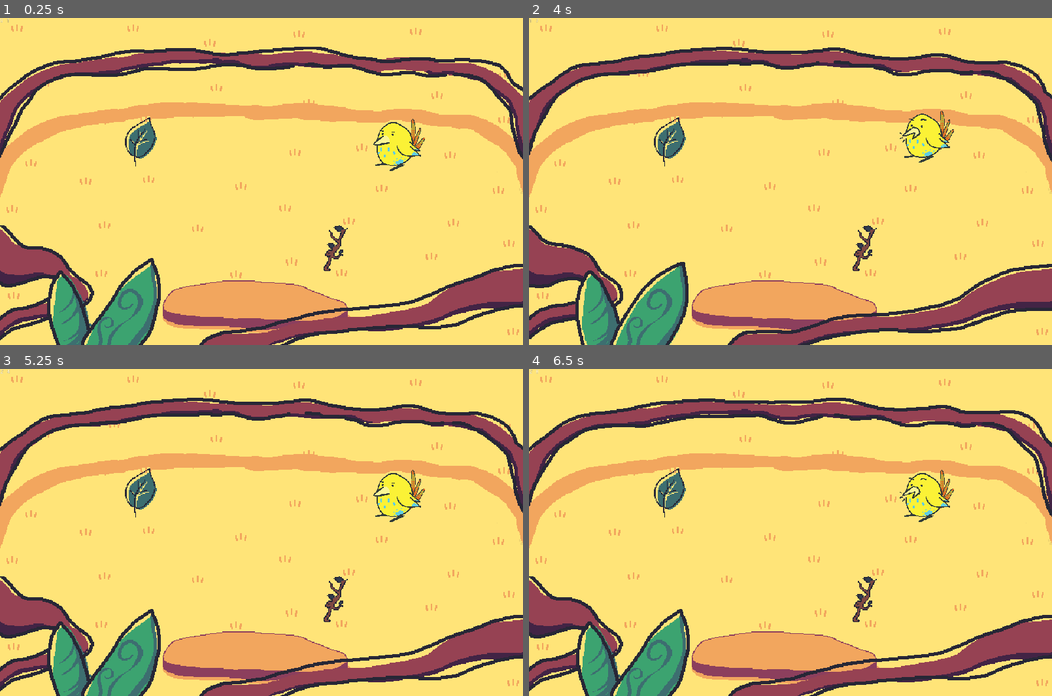
Above: before the commit, frames 1-4 (two rows, left to right).
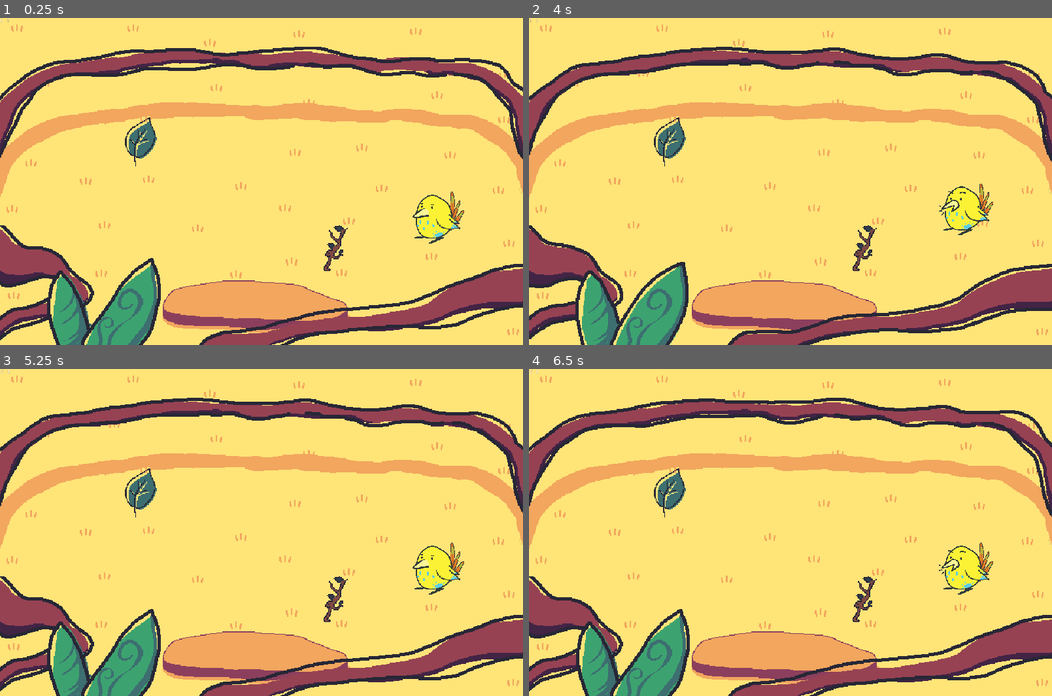
Above: after the commit, the same moments.

Repository: mapedorr/CapstoneGame
Game: Godot game, scene res://Limpiar/CleaningGame.tscn
The game is run twice, just before and just after one commit, with the same random seed, the same clock (stepped at 60 frames per second) and the same inputs. Sound files missing from this copy of the repository are replaced by a short silence.
Inputs (mouse positions are in pixels of both pictures, inside the frame that each line leads up to):
- Up to frame 1 (0.25 s): no input
- Up to frame 2 (4 s): tap Enter at 0.5, 2 s; drag from (670, 142) to (863, 250) at 0.52 s; tap Space at 1.25 s; drag from (863, 250) to (670, 142) at 1.27 s; move the mouse to (842, 109) at 2.02 s; click (842, 109) at 2.17 s; drag from (764, 246) to (633, 132) at 2.77 s; move the mouse to (947, 230) at 3.52 s; click (947, 230) at 3.67 s
- Up to frame 3 (5.25 s): drag from (104, 483) to (334, 601) at 4.27 s; move the mouse to (287, 532) at 5.02 s; click (287, 532) at 5.17 s
- Up to frame 4 (6.5 s): drag from (712, 450) to (685, 548) at 5.77 s

The runs differ from the first frame. In frame 1, 1.9% of the frame differs, in the area x 71-89%, y 30-69%; in frame 2, 1.9%, in the area x 70-89%, y 28-67%; in frame 3, 1.9%; in frame 4, 1.9%.

Commit message:
Updated win game message.
Bird placed in other place and moved up in the rendering order.
Updated the font colors and type of the win message.

Diff:
--- a/Limpiar/CleaningGame.tscn
+++ b/Limpiar/CleaningGame.tscn
@@ -18,15 +18,15 @@
 [ext_resource path="res://Audio/MX/MX_Cleaning_Bird3.ogg" type="AudioStream" id=16]
 [ext_resource path="res://Audio/MX/MX_Cleaning_Bird4.ogg" type="AudioStream" id=17]
 [ext_resource path="res://ui/UI.tscn" type="PackedScene" id=18]
-[ext_resource path="res://Assets/Sprites/bird_1-idle.png" type="Texture" id=19]
-[ext_resource path="res://Assets/Sprites/bird_1-sing.png" type="Texture" id=20]
-[ext_resource path="res://Assets/Scripts/DancingBird.gd" type="Script" id=21]
-[ext_resource path="res://Audio/achli2.ogg" type="AudioStream" id=22]
-[ext_resource path="res://Limpiar/Sprites/clean-fg.png" type="Texture" id=23]
-[ext_resource path="res://Audio/SFX/SFX_Whoosh.ogg" type="AudioStream" id=24]
-[ext_resource path="res://Assets/Sprites/Bird_Female.png" type="Texture" id=25]
-[ext_resource path="res://Assets/Sprites/speech_balloon.png" type="Texture" id=26]
-[ext_resource path="res://CustomResources/DynamicFonts/sniglet.tres" type="DynamicFont" id=27]
+[ext_resource path="res://Audio/SFX/SFX_Whoosh.ogg" type="AudioStream" id=19]
+[ext_resource path="res://Assets/Sprites/Bird_Female.png" type="Texture" id=20]
+[ext_resource path="res://Assets/Sprites/bird_1-idle.png" type="Texture" id=21]
+[ext_resource path="res://Assets/Sprites/bird_1-sing.png" type="Texture" id=22]
+[ext_resource path="res://Assets/Scripts/DancingBird.gd" type="Script" id=23]
+[ext_resource path="res://Audio/achli2.ogg" type="AudioStream" id=24]
+[ext_resource path="res://Assets/Sprites/speech_balloon.png" type="Texture" id=25]
+[ext_resource path="res://CustomResources/DynamicFonts/sniglet.tres" type="DynamicFont" id=26]
+[ext_resource path="res://Limpiar/Sprites/clean-fg.png" type="Texture" id=27]
 
 [sub_resource type="Animation" id=1]
 resource_name = "Idle"
@@ -123,8 +123,7 @@
 "values": [ Color( 1, 1, 1, 0 ), Color( 1, 1, 1, 0 ), Color( 1, 1, 1, 1 ) ]
 }
 
-[sub_resource type="Animation" id=6]
-resource_name = "Idle"
+[sub_resource type="Animation" id=8]
 length = 1.6
 loop = true
 tracks/0/type = "value"
@@ -181,6 +180,7 @@
 valign = 1
 
 [node name="MusicManager" type="Node" parent="."]
+editor/display_folded = true
 script = ExtResource( 9 )
 
 [node name="Fade" type="Tween" parent="MusicManager"]
@@ -258,34 +258,66 @@
 shape = SubResource( 3 )
 disabled = true
 
+[node name="SFX_Whoosh" type="AudioStreamPlayer2D" parent="."]
+stream = ExtResource( 19 )
+volume_db = 6.0
+
+[node name="Females" type="Node2D" parent="."]
+editor/display_folded = true
+
+[node name="Birdy1" type="Sprite" parent="Females"]
+visible = false
+position = Vector2( 1214.65, 163.511 )
+scale = Vector2( 2, 2 )
+texture = ExtResource( 20 )
+
+[node name="Birdy2" type="Sprite" parent="Females"]
+visible = false
+position = Vector2( 988.073, 114.458 )
+scale = Vector2( 2, 2 )
+texture = ExtResource( 20 )
+
+[node name="Birdy3" type="Sprite" parent="Females"]
+visible = false
+position = Vector2( 287.312, 112.122 )
+scale = Vector2( -2, 2 )
+texture = ExtResource( 20 )
+
+[node name="Birdy4" type="Sprite" parent="Females"]
+visible = false
+position = Vector2( 74.7477, 137.816 )
+scale = Vector2( -2, 2 )
+texture = ExtResource( 20 )
+
 [node name="Bird4" type="Sprite" parent="."]
-position = Vector2( 907.437, 246.707 )
+editor/display_folded = true
+position = Vector2( 1003.44, 424.708 )
 
 [node name="DancingBird" type="TouchScreenButton" parent="Bird4"]
 scale = Vector2( 0.3, 0.3 )
-normal = ExtResource( 19 )
-pressed = ExtResource( 20 )
+normal = ExtResource( 21 )
+pressed = ExtResource( 22 )
 shape = SubResource( 4 )
 passby_press = true
-script = ExtResource( 21 )
+script = ExtResource( 23 )
 cuando = 4
 
 [node name="Dance" type="AnimationPlayer" parent="Bird4/DancingBird"]
 anims/Dance = SubResource( 5 )
 
 [node name="Chirp" type="AudioStreamPlayer2D" parent="Bird4/DancingBird"]
-stream = ExtResource( 22 )
+stream = ExtResource( 24 )
 
 [node name="SpeechBalloon" type="Sprite" parent="Bird4/DancingBird"]
 position = Vector2( 95.2009, -333.203 )
 scale = Vector2( 6.66667, 6.66667 )
-texture = ExtResource( 26 )
+texture = ExtResource( 25 )
 hframes = 9
 frame = 8
 
 [node name="Animations" type="AnimationPlayer" parent="Bird4/DancingBird/SpeechBalloon"]
-anims/Idle = SubResource( 7 )
-anims/Show = SubResource( 8 )
+anims/Idle = SubResource( 6 )
+anims/Show = SubResource( 7 )
 
 [node name="Text" type="Label" parent="Bird4/DancingBird/SpeechBalloon"]
 self_modulate = Color( 1, 1, 1, 0 )
@@ -305,43 +337,12 @@
 [node name="PrimerPlano" type="Sprite" parent="."]
 editor/display_folded = true
 position = Vector2( 0, 507.051 )
-texture = ExtResource( 23 )
+texture = ExtResource( 27 )
 centered = false
 hframes = 3
 frame = 2
 
 [node name="AnimationPlayer" type="AnimationPlayer" parent="PrimerPlano"]
-anims/Idle = SubResource( 6 )
-
-[node name="SFX_Whoosh" type="AudioStreamPlayer2D" parent="."]
-stream = ExtResource( 24 )
-volume_db = 6.0
-
-[node name="Females" type="Node2D" parent="."]
-editor/display_folded = true
-
-[node name="Birdy1" type="Sprite" parent="Females"]
-visible = false
-position = Vector2( 1214.65, 163.511 )
-scale = Vector2( 2, 2 )
-texture = ExtResource( 25 )
-
-[node name="Birdy2" type="Sprite" parent="Females"]
-visible = false
-position = Vector2( 988.073, 114.458 )
-scale = Vector2( 2, 2 )
-texture = ExtResource( 25 )
-
-[node name="Birdy3" type="Sprite" parent="Females"]
-visible = false
-position = Vector2( 287.312, 112.122 )
-scale = Vector2( -2, 2 )
-texture = ExtResource( 25 )
-
-[node name="Birdy4" type="Sprite" parent="Females"]
-visible = false
-position = Vector2( 74.7477, 137.816 )
-scale = Vector2( -2, 2 )
-texture = ExtResource( 25 )
+anims/Idle = SubResource( 8 )
 
 [connection signal="timeout" from="MusicManager/Metronome/Timer" to="MusicManager/Metronome" method="_on_Timer_timeout"]
--- a/Limpiar/Limpiar.gd
+++ b/Limpiar/Limpiar.gd
@@ -23,6 +23,7 @@
 var basic_mugre
 var breakable_mugre
 var females_on_trunk = 0
+var game_finished = false
 
 func _ready():
 	# Assign listeners
@@ -45,7 +46,7 @@
 
 		if secs == 10:
 			$MasterTimer.stop()
-			$UI/WinMessage.show()
+			game_finished = true
 			return
 
 		spawn_countdown -= 1
@@ -146,6 +147,9 @@
 		$Females.get_child(females_on_trunk).show()
 		females_on_trunk += 1
 
+		if game_finished:
+			$UI/WinMessage.show()
+
 
 func play_whoosh(obj_position):
 	$SFX_Whoosh.position = obj_position
--- a/default_bus_layout.tres
+++ b/default_bus_layout.tres
@@ -1,4 +1,3 @@
 [gd_resource type="AudioBusLayout" format=2]
 
 [resource]
-bus/0/mute = true
--- a/ui/UI.tscn
+++ b/ui/UI.tscn
@@ -1,7 +1,7 @@
-[gd_scene load_steps=20 format=2]
+[gd_scene load_steps=21 format=2]
 
 [ext_resource path="res://ui/UI.gd" type="Script" id=1]
-[ext_resource path="res://CustomResources/DynamicFonts/FiraCode-Medium-128.tres" type="DynamicFont" id=2]
+[ext_resource path="res://Assets/Fonts/Sniglet-Regular.ttf" type="DynamicFontData" id=2]
 [ext_resource path="res://ui/assets/bg.png" type="Texture" id=3]
 [ext_resource path="res://ui/AnimatedAtlas.gd" type="Script" id=4]
 [ext_resource path="res://ui/assets/heart_1.png" type="Texture" id=5]
@@ -9,8 +9,13 @@
 [ext_resource path="res://ui/assets/heart_3.png" type="Texture" id=7]
 [ext_resource path="res://ui/assets/bird.png" type="Texture" id=8]
 
-[sub_resource type="Animation" id=1]
-resource_name = "ShowCleanlinessCheck"
+[sub_resource type="DynamicFont" id=1]
+size = 72
+extra_spacing_top = -4
+extra_spacing_bottom = -4
+font_data = ExtResource( 2 )
+
+[sub_resource type="Animation" id=2]
 tracks/0/type = "value"
 tracks/0/path = NodePath("CleanlinessCheck/Background:rect_position")
 tracks/0/interp = 1
@@ -84,12 +89,11 @@
 "values": [ Color( 1, 1, 1, 0 ), Color( 1, 1, 1, 1 ) ]
 }
 
-[sub_resource type="AtlasTexture" id=2]
+[sub_resource type="AtlasTexture" id=3]
 atlas = ExtResource( 3 )
 region = Rect2( 0, 0, 300, 216 )
 
-[sub_resource type="Animation" id=3]
-resource_name = "Idle"
+[sub_resource type="Animation" id=4]
 length = 0.9
 loop = true
 tracks/0/type = "method"
@@ -113,12 +117,11 @@
 } ]
 }
 
-[sub_resource type="AtlasTexture" id=4]
+[sub_resource type="AtlasTexture" id=5]
 atlas = ExtResource( 5 )
 region = Rect2( 0, 0, 63, 62 )
 
-[sub_resource type="Animation" id=5]
-resource_name = "Break"
+[sub_resource type="Animation" id=6]
 length = 0.4
 tracks/0/type = "value"
 tracks/0/path = NodePath(".:self_modulate")
@@ -133,8 +136,7 @@
 "values": [ Color( 1, 1, 1, 1 ), Color( 1, 1, 1, 0 ) ]
 }
 
-[sub_resource type="Animation" id=6]
-resource_name = "Idle"
+[sub_resource type="Animation" id=7]
 length = 0.6
 loop = true
 tracks/0/type = "method"
@@ -158,12 +160,11 @@
 } ]
 }
 
-[sub_resource type="AtlasTexture" id=7]
+[sub_resource type="AtlasTexture" id=8]
 atlas = ExtResource( 6 )
 region = Rect2( 0, 0, 78, 61 )
 
-[sub_resource type="Animation" id=8]
-resource_name = "Idle"
+[sub_resource type="Animation" id=9]
 length = 0.6
 loop = true
 tracks/0/type = "method"
@@ -187,12 +188,11 @@
 } ]
 }
 
-[sub_resource type="AtlasTexture" id=9]
+[sub_resource type="AtlasTexture" id=10]
 atlas = ExtResource( 7 )
 region = Rect2( 0, 0, 76, 61 )
 
-[sub_resource type="Animation" id=10]
-resource_name = "Idle"
+[sub_resource type="Animation" id=11]
 length = 0.6
 loop = true
 tracks/0/type = "method"
@@ -227,20 +227,19 @@
 visible = false
 anchor_right = 1.0
 anchor_bottom = 1.0
-custom_fonts/font = ExtResource( 2 )
-custom_colors/font_color = Color( 0.878431, 0.0862745, 0.0862745, 1 )
-custom_colors/font_color_shadow = Color( 0.419608, 0.0666667, 0.0666667, 1 )
+custom_fonts/font = SubResource( 1 )
+custom_colors/font_color = Color( 0.690196, 0.188235, 0.360784, 1 )
+custom_colors/font_color_shadow = Color( 0.243137, 0.137255, 0.278431, 1 )
 custom_constants/shadow_offset_x = 4
 custom_constants/shadow_offset_y = 4
-text = "Uuuuuuu!
-Se acercan las chicas
-^ ^ ,"
+text = "¡Llegó la hora de bailaaaaar!
+(/^^)/        \\(^^)/       \\(\\^^)"
 align = 1
 valign = 1
 autowrap = true
 
 [node name="Animations" type="AnimationPlayer" parent="."]
-anims/ShowCleanlinessCheck = SubResource( 1 )
+anims/ShowCleanlinessCheck = SubResource( 2 )
 
 [node name="CleanlinessCheck" type="Control" parent="."]
 anchor_right = 1.0
@@ -257,12 +256,12 @@
 margin_top = 20.0
 margin_bottom = 236.0
 mouse_filter = 2
-texture = SubResource( 2 )
+texture = SubResource( 3 )
 expand = true
 script = ExtResource( 4 )
 
 [node name="Animations" type="AnimationPlayer" parent="CleanlinessCheck/Background"]
-anims/Idle = SubResource( 3 )
+anims/Idle = SubResource( 4 )
 
 [node name="Heart1" type="TextureRect" parent="CleanlinessCheck"]
 editor/display_folded = true
@@ -273,12 +272,12 @@
 rect_scale = Vector2( 3.68755e-005, 3.68755e-005 )
 rect_pivot_offset = Vector2( 31, 31 )
 mouse_filter = 2
-texture = SubResource( 4 )
+texture = SubResource( 5 )
 script = ExtResource( 4 )
 
 [node name="Animations" type="AnimationPlayer" parent="CleanlinessCheck/Heart1"]
-anims/Break = SubResource( 5 )
-anims/Idle = SubResource( 6 )
+anims/Break = SubResource( 6 )
+anims/Idle = SubResource( 7 )
 
 [node name="Heart2" type="TextureRect" parent="CleanlinessCheck"]
 editor/display_folded = true
@@ -289,12 +288,12 @@
 rect_scale = Vector2( 3.68719e-005, 3.68719e-005 )
 rect_pivot_offset = Vector2( 39, 30 )
 mouse_filter = 2
-texture = SubResource( 7 )
+texture = SubResource( 8 )
 script = ExtResource( 4 )
 
 [node name="Animations" type="AnimationPlayer" parent="CleanlinessCheck/Heart2"]
-anims/Break = SubResource( 5 )
-anims/Idle = SubResource( 8 )
+anims/Break = SubResource( 6 )
+anims/Idle = SubResource( 9 )
 
 [node name="Heart3" type="TextureRect" parent="CleanlinessCheck"]
 editor/display_folded = true
@@ -305,12 +304,12 @@
 rect_scale = Vector2( 2.95754e-005, 2.95754e-005 )
 rect_pivot_offset = Vector2( 38, 30 )
 mouse_filter = 2
-texture = SubResource( 9 )
+texture = SubResource( 10 )
 script = ExtResource( 4 )
 
 [node name="Animations" type="AnimationPlayer" parent="CleanlinessCheck/Heart3"]
-anims/Break = SubResource( 5 )
-anims/Idle = SubResource( 10 )
+anims/Break = SubResource( 6 )
+anims/Idle = SubResource( 11 )
 
 [node name="Bird" type="TextureRect" parent="CleanlinessCheck"]
 self_modulate = Color( 1, 1, 1, 1.29795e-005 )
Not shown: 4 places in Limpiar/CleaningGame.tscn that only renumber resources
Not shown: 2 places in ui/UI.tscn that only renumber resources
